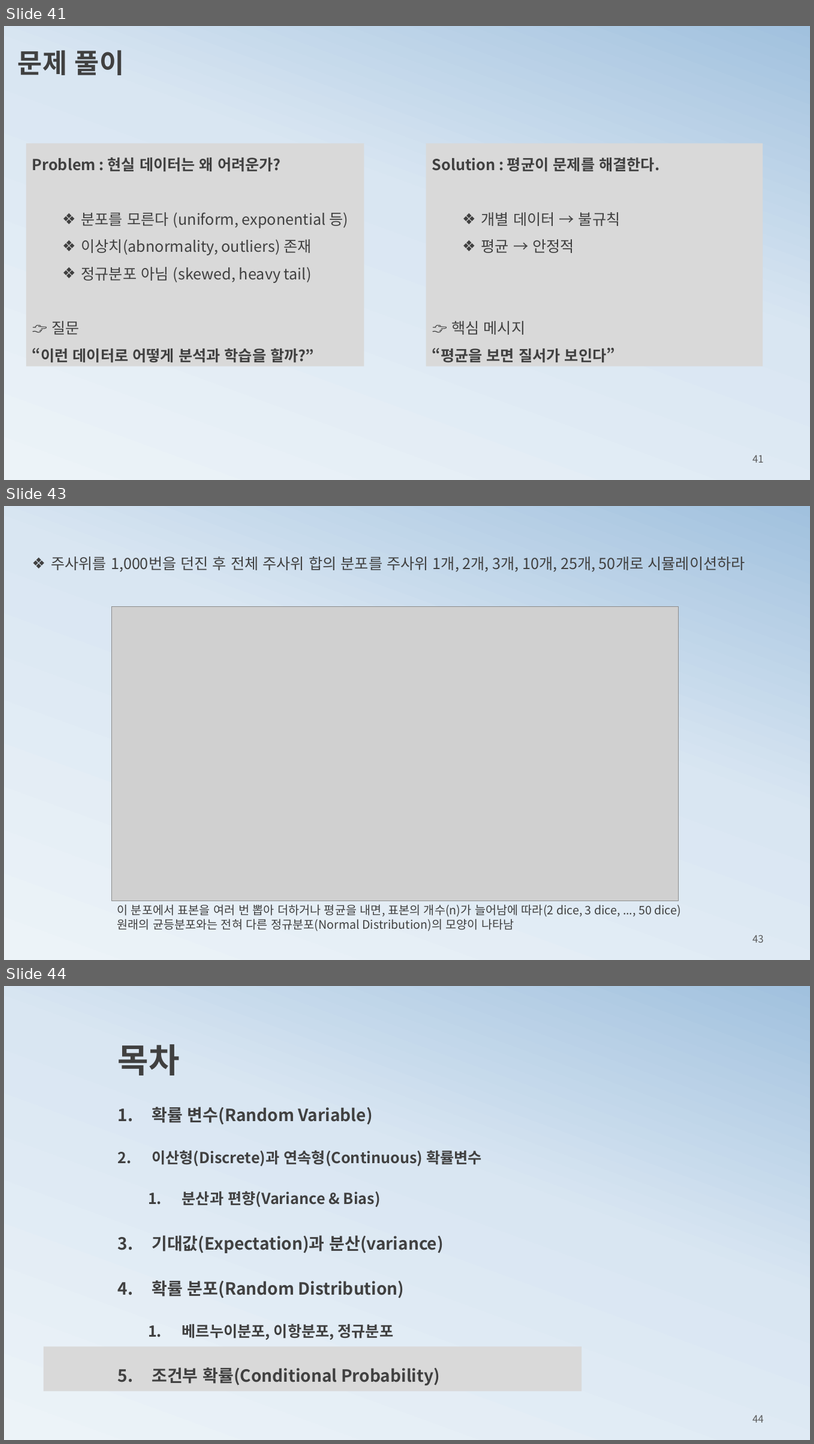
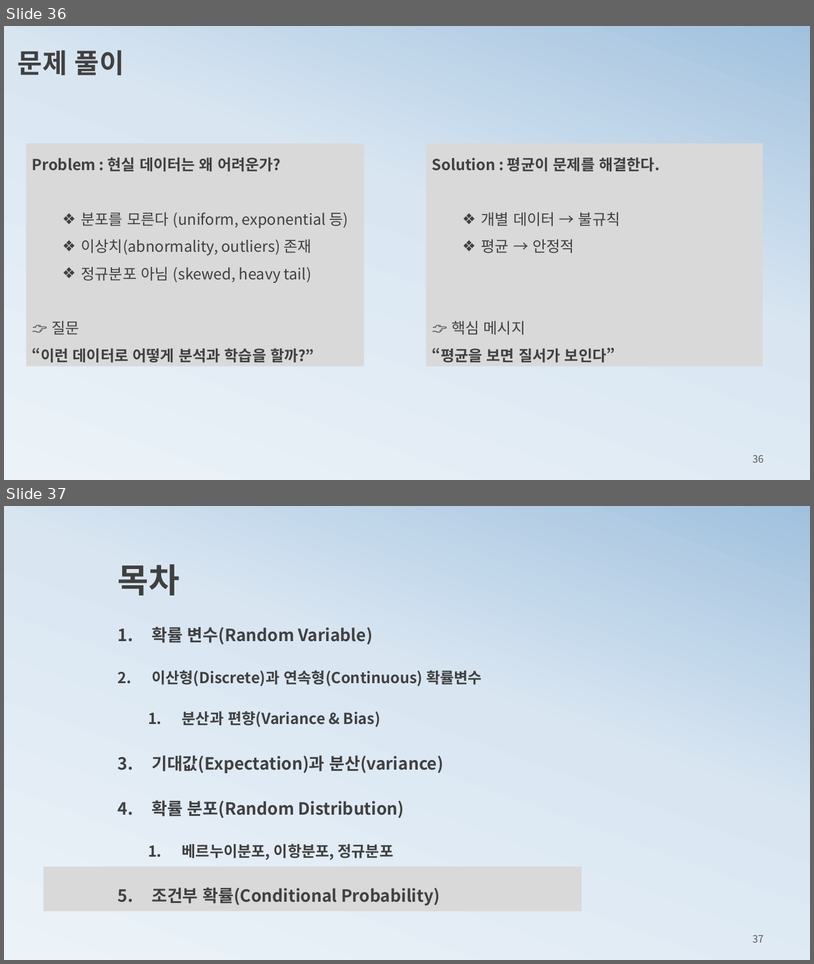
Before and after one commit to ancestor9/mathematics-for-machine-learning, a slide deck: 3_probability theory for machine learning.pptx. Shown one above the other, each under a label of ours: slides 41, 43 and 44 before the commit, slides 36 and 37 after it; the slides between them are not shown. The pictures are 814x1444 and 814x964 pixels, drawn with LibreOffice and Linux fonts; fonts in the diff are those of the drawing; grey boxes stand for pictures. Boxes give left, top, right and bottom in pixels: in the first picture for what was removed or moved away, otherwise in the second. Text is boxed around its words. In the diff, an @@ line names an element or a change of style, - is before the commit and + after.

```diff
--- a/3_probability theory for machine learning.pptx
+++ b/3_probability theory for machine learning.pptx
@@ slide 43 removed at <box>4,506,810,960</box>, background gradient #ECF3F8 to #D9E6F2 to #A1C1DE @@
@@ text removed at <box>51,556,745,572</box> @@
-❖ 주사위를 1,000번을 던진 후 전체 주사위 합의 분포를 주사위 1개, 2개, 3개, 10개, 25개, 50개로 시뮬레이션하라
@@ picture removed at <box>111,606,678,901</box> @@
@@ text removed at <box>117,904,681,931</box> @@
-이 분포에서 표본을 여러 번 뽑아 더하거나 평균을 내면, 표본의 개수(n)가 늘어남에 따라(2 dice, 3 dice, ..., 50 dice) 원래의 균등분포와는 전혀 다른 정규분포(Normal Distribution)의 모양이 나타남
@@ page number removed at <box>753,934,764,942</box> @@
-43
@@ what was slide 41 is now slide 36 @@
@@ page number at <box>753,454,764,462</box>: text changed @@
-41
+36
@@ what was slide 44 is now slide 37 @@
@@ page number at <box>753,934,764,942</box>: text changed @@
-44
+37
```
Also in this commit, not shown: 4 slides changed, 1 slide added, 7 other slides removed, 1 other file.
